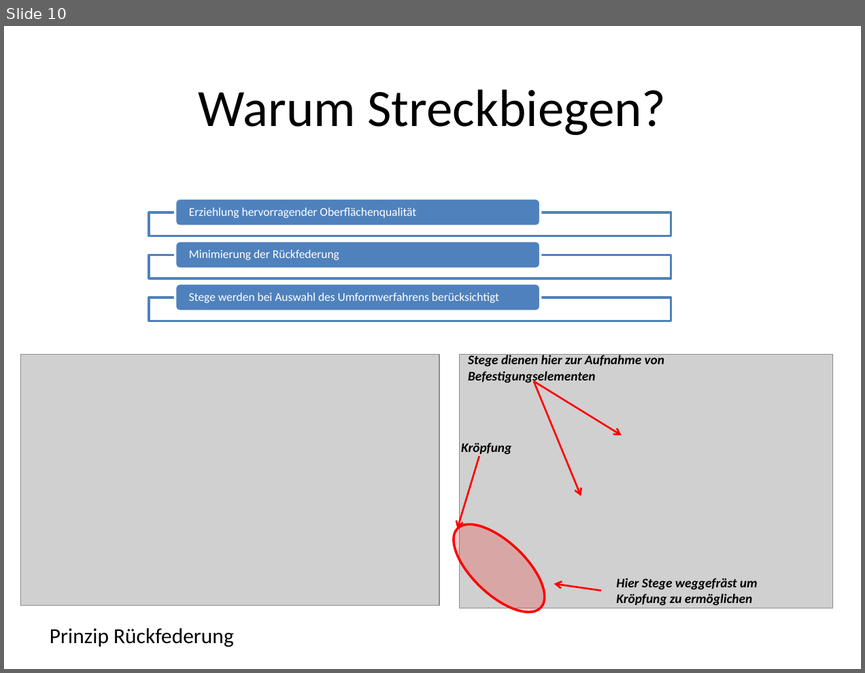
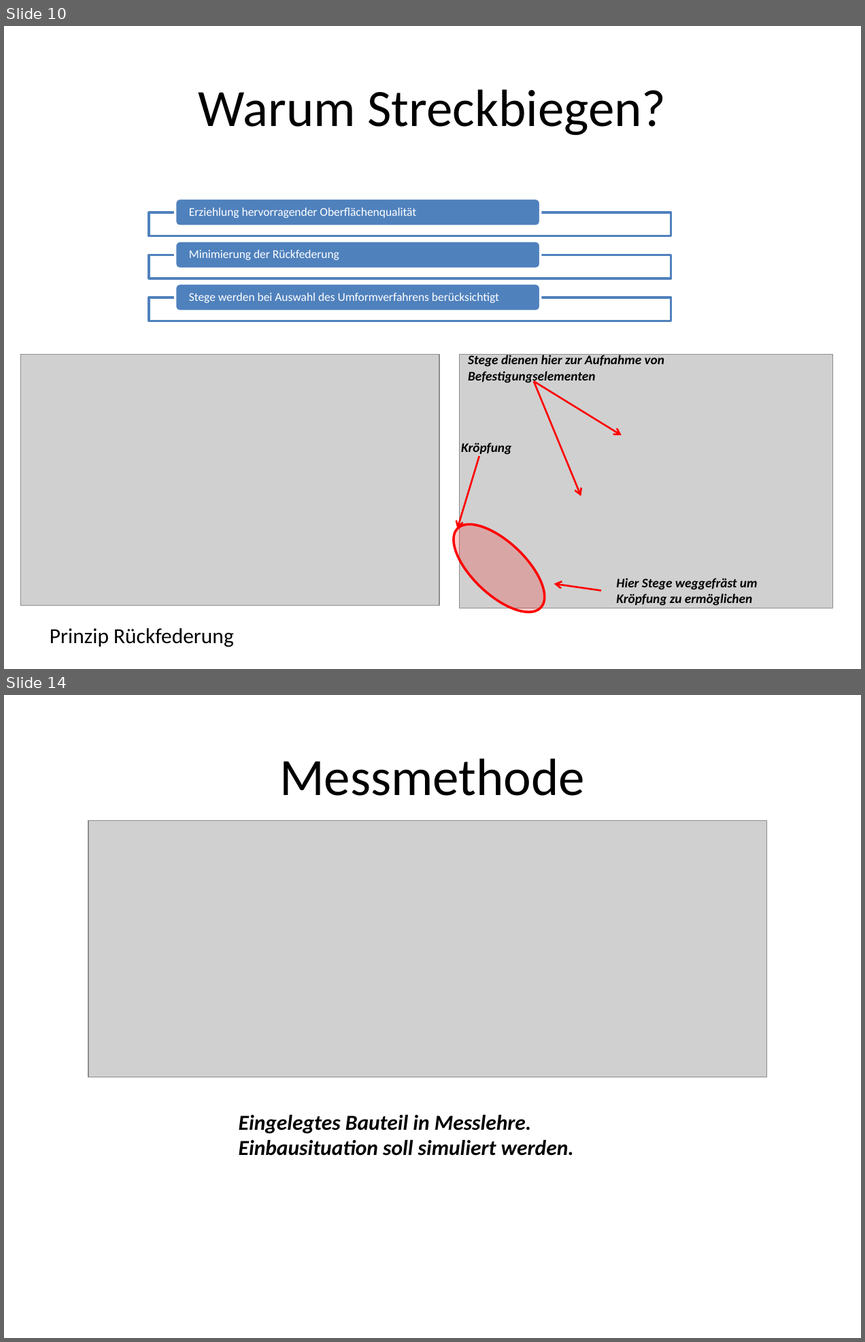
Before and after one commit to Benedikt2013/bacpraesent, a slide deck: PräsentationBachelorarbeitKaffanke.pptx. Shown one above the other, each under a label of ours: slide 10 before the commit, slides 10 and 14 after it; the slides between them are not shown. The pictures are 865x673 and 865x1342 pixels, drawn with LibreOffice and Linux fonts; fonts in the diff are those of the drawing; grey boxes stand for pictures. Boxes give left, top, right and bottom in pixels: in the first picture for what was removed or moved away, otherwise in the second. Text is boxed around its words. In the diff, an @@ line names an element or a change of style, - is before the commit and + after.

```diff
--- a/PräsentationBachelorarbeitKaffanke.pptx
+++ b/PräsentationBachelorarbeitKaffanke.pptx
@@ slide 14 added at [4, 695, 861, 1338], background #FFFFFF @@
@@ title added at [279, 758, 585, 796], 44 pt, text #000000 @@
+Messmethode
@@ picture added at [88, 821, 766, 1077] @@
@@ text added at [239, 1115, 574, 1155], 18 pt, text #000000, bold, italic @@
+Eingelegtes Bauteil in Messlehre.
+Einbausituation soll simuliert werden.
```
Also in this commit, not shown: 1 slide changed, 6 other slides added, 5 other files.
